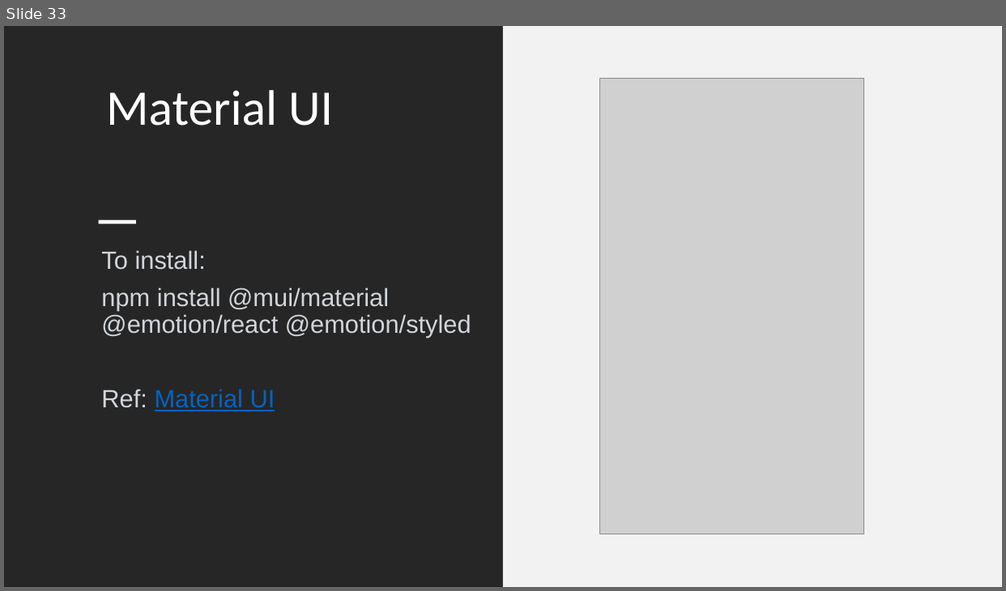
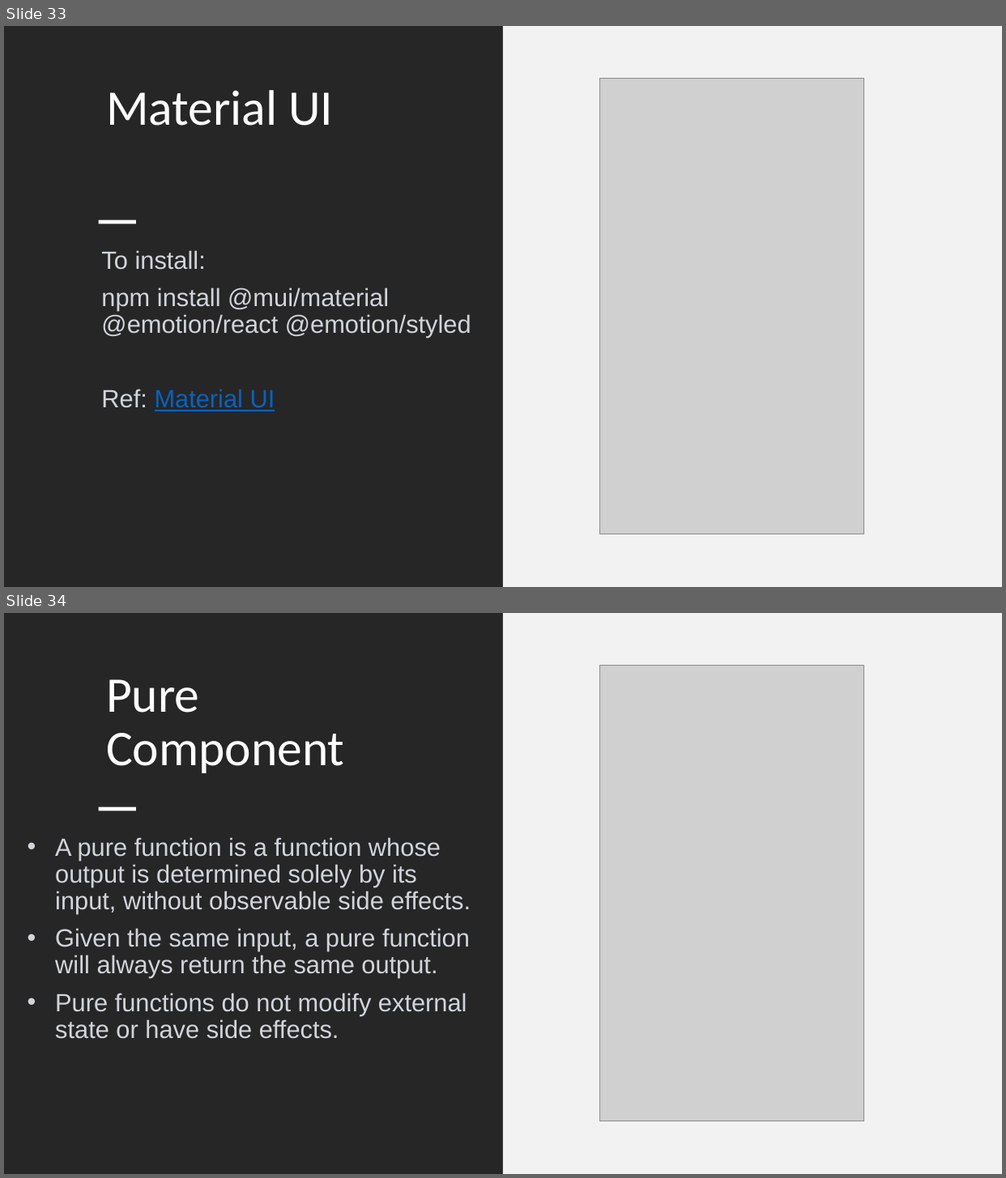
Before and after one commit to SivaPrasannaS/skg, a slide deck: react/study_materials/React.pptx. Shown one above the other, each under a label of ours: slide 33 before the commit, slides 33 and 34 after it. The pictures are 1006x591 and 1006x1178 pixels, drawn with LibreOffice and Linux fonts; fonts in the diff are those of the drawing; grey boxes stand for pictures. Boxes give left, top, right and bottom in pixels: in the first picture for what was removed or moved away, otherwise in the second. Text is boxed around its words. In the diff, an @@ line names an element or a change of style, - is before the commit and + after.

```diff
--- a/react/study_materials/React.pptx
+++ b/react/study_materials/React.pptx
@@ slide 34 added at (4,613,1002,1174), background #FFFFFF @@
@@ rectangle added at (4,613,503,1174), fill #262626 @@
@@ rectangle added at (503,613,1002,1174), fill #F2F2F2 @@
@@ title added at (106,679,345,773), 48 pt, text #FFFFFF @@
+Pure Component
@@ picture added at (600,666,865,1122) @@
@@ rectangle added at (98,807,136,811), fill #FFFFFF @@
@@ text added at (55,837,471,1039), 24 pt, text #D1D5DB @@
+• A pure function is a function whose output is determined solely by its input, without observable side effects.
+• Given the same input, a pure function will always return the same output.
+• Pure functions do not modify external state or have side effects.
```
Also in this commit, not shown: 9 other slides added, 7 other files.
